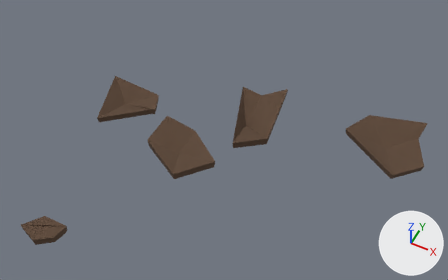
The glTF model assets/models/props/desert/desert_debris_1.glb, before and after one commit.
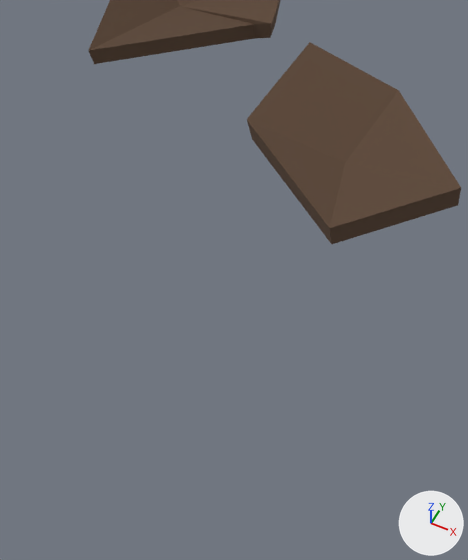
The first picture shows the older version from a 50 mm lens placed at (0.681, -1.278, 1.676), pointed at (0.052, -0.021, 0.104). The close-ups show the older and then the newer version on the part from 15% to 49% of the width and 36% to 100% of the height of that picture. Only the edits that show in the close-ups are written down. Every picture has the same lights, and +X, +Y and +Z are marked at lower right. Where no turn or scale is listed for an object, it has been applied to the vertices.

In view in the first close-up: 'DesertDebris_Plates'.
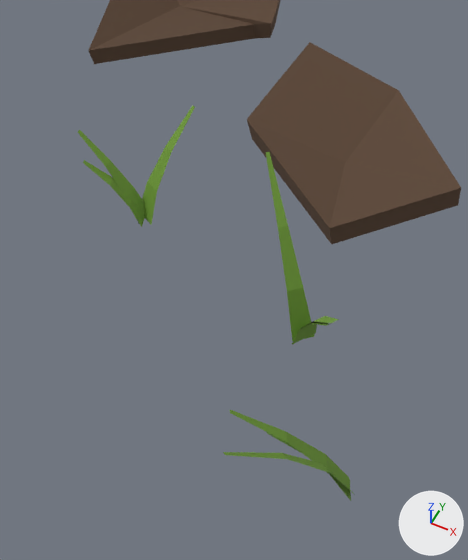
ob_bloom_2 is not drawn itself; it is the parent of ob_desertdebris_sprout_2.
ob_bloom_3 is not drawn itself; it is the parent of ob_desertdebris_sprout_3.
ob_bloom_5 is not drawn itself; it is the parent of ob_desertdebris_sprout_5.

Boxes (x1, y1, x2, y2) around the edits, measured in the close-ups (468 x 560 px):
'DesertDebris_Sprout_2', rescaled (not visible before)
    after: (266, 152, 339, 344)
'DesertDebris_Sprout_5', rescaled (not visible before)
    after: (78, 106, 195, 227)
'DesertDebris_Sprout_3', rescaled, moved (not visible before)
    after: (223, 410, 355, 501)

The edits, one by one:
Object 'Bloom_2' (ob_bloom_2) is rescaled from (0.0, 0.0, 0.0) to (1.0, 1.0, 1.0).
Object 'DesertDebris_Sprout_2' (ob_desertdebris_sprout_2) is rescaled from (0.0, 0.0, 0.0) to (1.0, 1.0, 1.0).
Object 'Bloom_3' (ob_bloom_3) is rescaled from (0.0, 0.0, 0.0) to (1.0, 1.0, 1.0).
Object 'DesertDebris_Sprout_3' (ob_desertdebris_sprout_3) is rescaled from (0.0, 0.0, 0.0) to (1.0, 1.0, 1.0).
Object 'DesertDebris_Sprout_3' (ob_desertdebris_sprout_3) moves from (1.0, 0.0, 0.0) to (0.0, 0.0, 0.0).
Object 'Bloom_5' (ob_bloom_5) is rescaled from (0.0, 0.0, 0.0) to (1.0, 1.0, 1.0).
Object 'DesertDebris_Sprout_5' (ob_desertdebris_sprout_5) is rescaled from (0.0, 0.0, 0.0) to (1.0, 1.0, 1.0).
